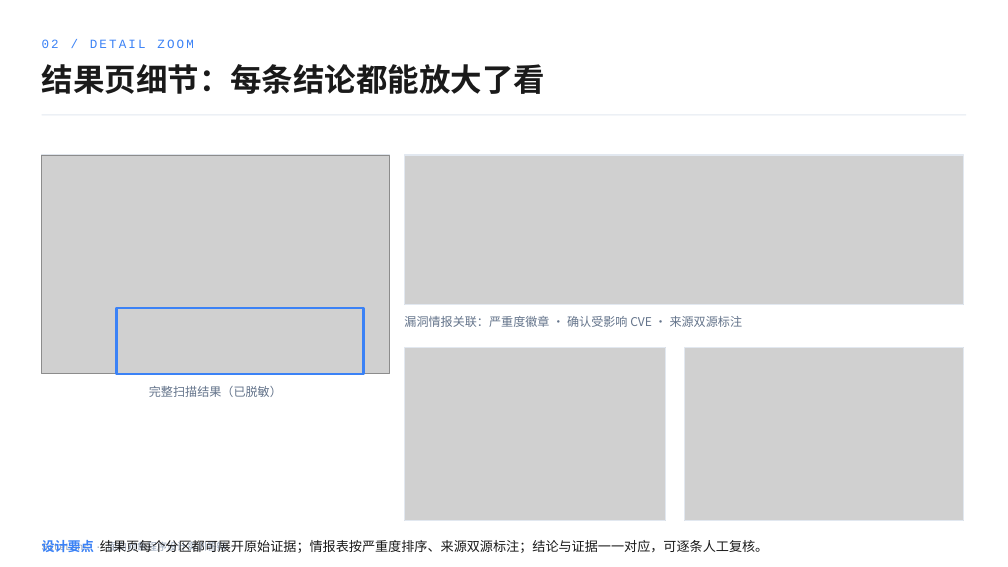
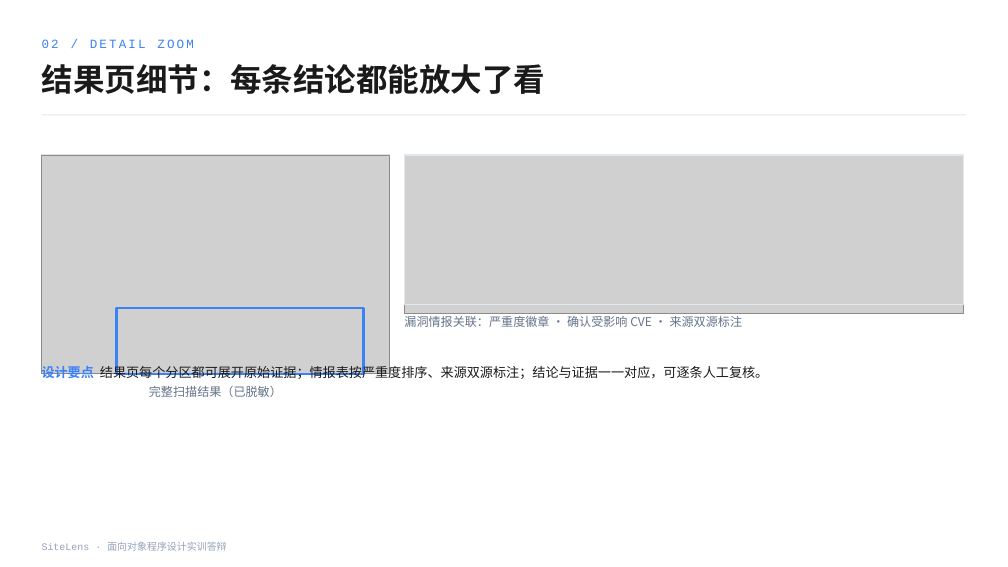
Before and after one commit to zep4yrs/sitelens, a slide deck: slide 6 of docs/答辩演示-SiteLens.pptx. Drawn at 1008x567 pixels with LibreOffice and Linux fonts; fonts in the diff are those of the drawing; grey boxes stand for pictures; background and template pictures are left out. Boxes give left, top, right and bottom in pixels: in the first picture for what was removed or moved away, otherwise in the second. Text is boxed around its words. In the diff, an @@ line names an element or a change of style, - is before the commit and + after.

```diff
--- a/docs/答辩演示-SiteLens.pptx
+++ b/docs/答辩演示-SiteLens.pptx
@@ picture resized from (x1=405, y1=155, x2=964, y2=305) to (x1=405, y1=155, x2=964, y2=314) @@
@@ text "设计要点 结果页每个分区都可展开原始证据；情报表按严重度排序、来源双源标注；结论与证据一一对应，可逐条人工复核。" rewrapped from (x1=42, y1=540, x2=768, y2=553) to (x1=42, y1=364, x2=768, y2=382) @@
@@ picture removed at (x1=405, y1=348, x2=665, y2=520) @@
@@ rectangle removed at (x1=405, y1=348, x2=665, y2=520) @@
@@ picture removed at (x1=684, y1=348, x2=964, y2=520) @@
@@ rectangle removed at (x1=684, y1=348, x2=964, y2=520) @@
```
Also in this commit, not shown: 6 other slides changed, 10 other files.
